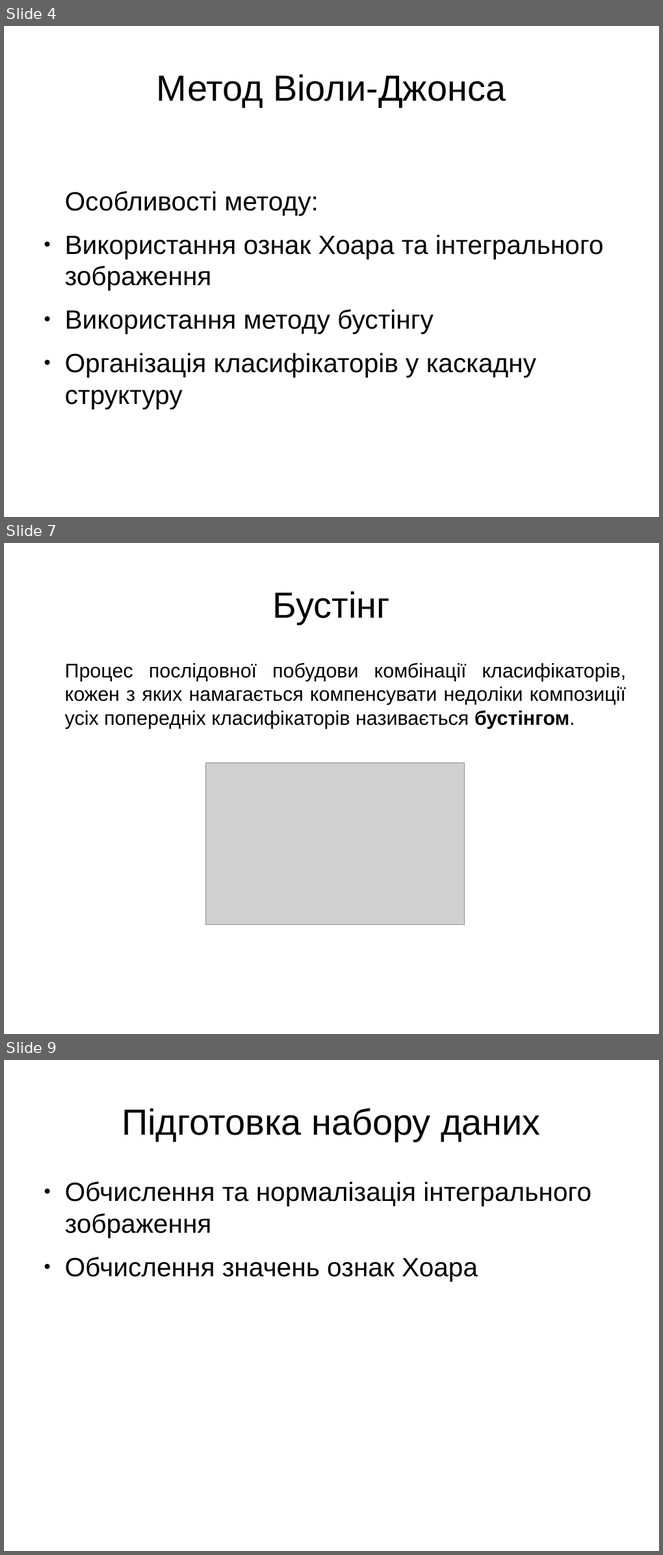
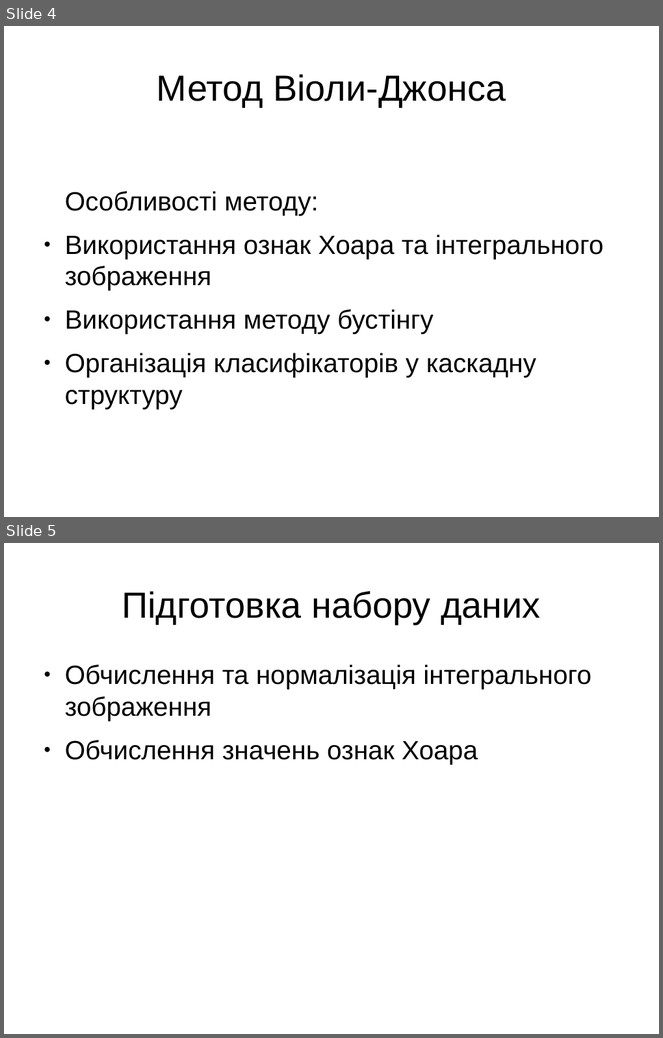
Before and after one commit to FaceDetect/gpu-face-detection, a slide deck: doc/presentation.odp. Shown one above the other, each under a label of ours: slides 4, 7 and 9 before the commit, slides 4 and 5 after it; the slides between them are not shown. The pictures are 663x1555 and 663x1038 pixels, drawn with LibreOffice and Linux fonts; fonts in the diff are those of the drawing; grey boxes stand for pictures. Boxes give left, top, right and bottom in pixels: in the first picture for what was removed or moved away, otherwise in the second. Text is boxed around its words. In the diff, an @@ line names an element or a change of style, - is before the commit and + after.

```diff
--- a/doc/presentation.odp
+++ b/doc/presentation.odp
@@ slide 7 removed at (x1=4, y1=543, x2=659, y2=1034), background #FFFFFF @@
@@ title removed at (x1=273, y1=591, x2=390, y2=624) @@
-Бустінг
@@ text removed at (x1=65, y1=663, x2=627, y2=729) @@
-Процес послідовної побудови комбінації класифікаторів, кожен з яких намагається компенсувати недоліки композиції усіх попередніх класифікаторів називається бустінгом.
@@ picture removed at (x1=206, y1=763, x2=464, y2=925) @@
@@ what was slide 9 is now slide 5 @@
```
Also in this commit, not shown: 7 other slides removed, 2 other files.
